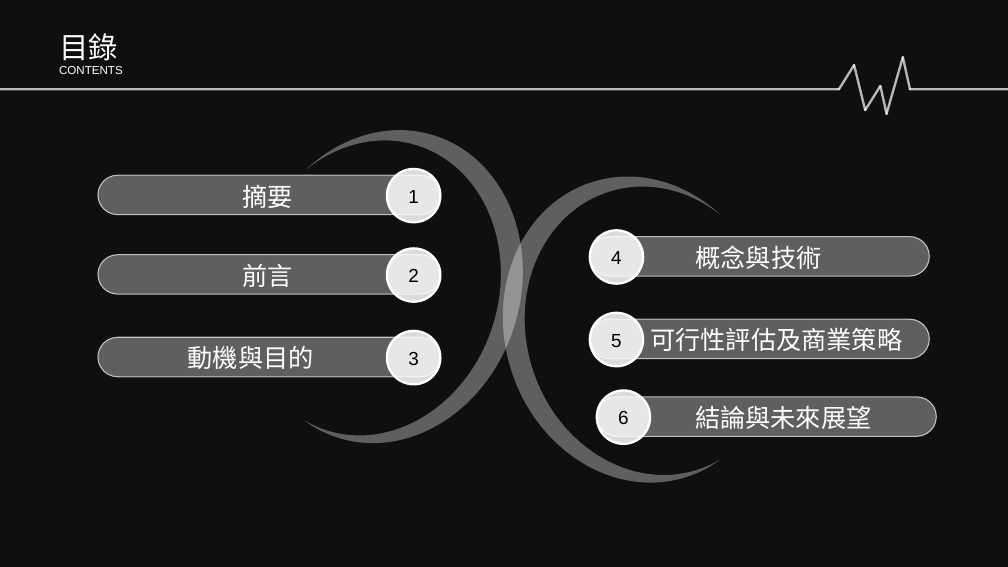
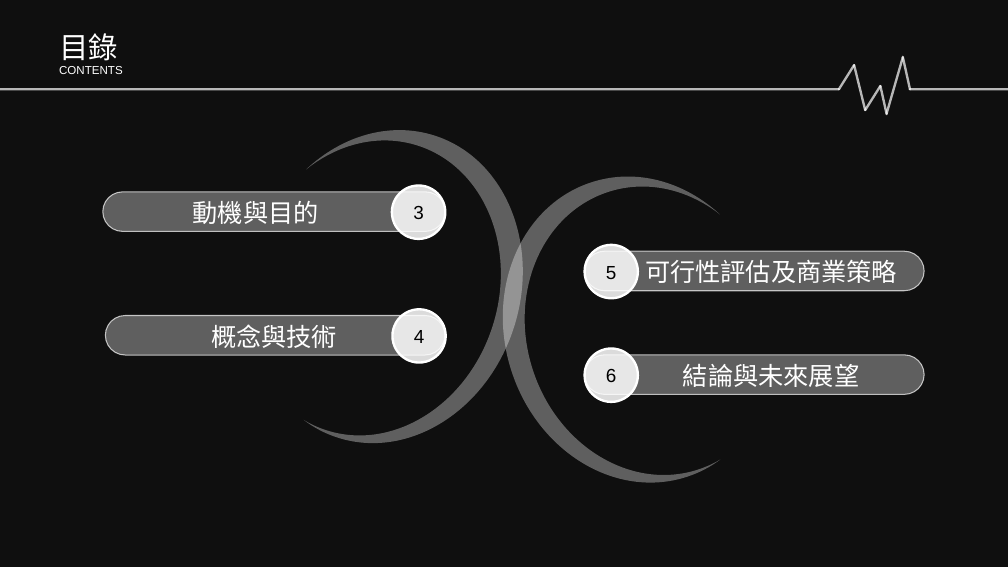
Before and after one commit to Sikako/hackthon, a slide deck: slide 2 of bigdata.pptx. Drawn at 1008x567 pixels with LibreOffice and Linux fonts; fonts in the diff are those of the drawing; background and template pictures are left out; a plain dark background stands for a picture behind light text. Boxes give left, top, right and bottom in pixels: in the first picture for what was removed or moved away, otherwise in the second. Text is boxed around its words. In the diff, an @@ line names an element or a change of style, - is before the commit and + after.

```diff
--- a/bigdata.pptx
+++ b/bigdata.pptx
@@ rounded rectangle removed at (98,175,441,215) @@
@@ ellipse removed at (387,169,441,222) @@
-1
@@ 1 ellipse, 1 text, 1 rounded rectangle: place and size @@
-1 ellipse, 1 text, 1 rounded rectangle at (98,331,441,385)
+1 ellipse, 1 text, 1 rounded rectangle at (103,185,445,239)
@@ text removed at (243,185,293,208) @@
-摘要
@@ rounded rectangle removed at (98,255,441,294) @@
@@ text removed at (243,264,293,287) @@
-前言
@@ ellipse removed at (387,249,441,302) @@
-2
@@ 1 ellipse, 1 text, 1 rounded rectangle: place and size @@
-1 ellipse, 1 text, 1 rounded rectangle at (590,313,929,367)
+1 ellipse, 1 text, 1 rounded rectangle at (585,245,924,299)
@@ text "概念與技術": place and size @@
-text "概念與技術" at (696,245,822,269)
+text "概念與技術" at (211,324,337,348)
@@ rounded rectangle: place and size @@
-rounded rectangle at (590,237,929,276)
+rounded rectangle at (105,315,445,355)
@@ ellipse "4": place and size @@
-ellipse "4" at (590,231,643,284)
+ellipse "4" at (392,309,445,362)
@@ ellipse "6": place and size @@
-ellipse "6" at (597,390,650,444)
+ellipse "6" at (585,349,637,402)
@@ rounded rectangle: place and size @@
-rounded rectangle at (597,397,936,436)
+rounded rectangle at (585,355,924,394)
@@ text "結論與未來展望": place and size @@
-text "結論與未來展望" at (695,406,871,429)
+text "結論與未來展望" at (683,364,859,387)
```
Also in this commit, not shown: 7 other slides changed, 2 slides added, 4 slides removed.
